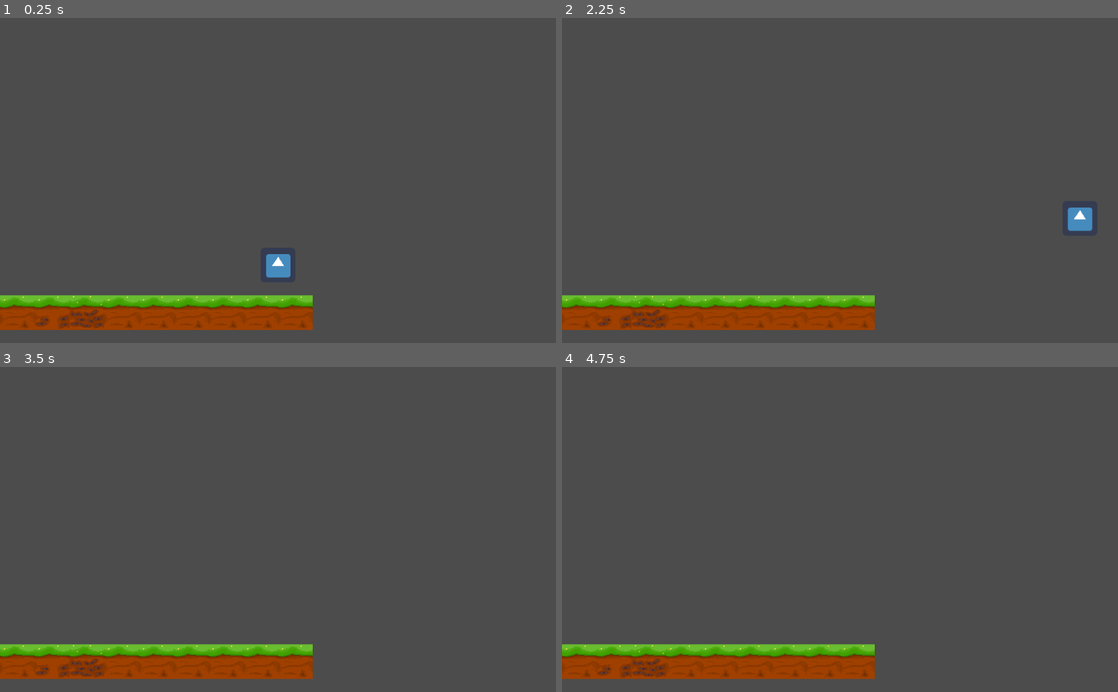
Above: before the commit, frames 1-4 (two rows, left to right).
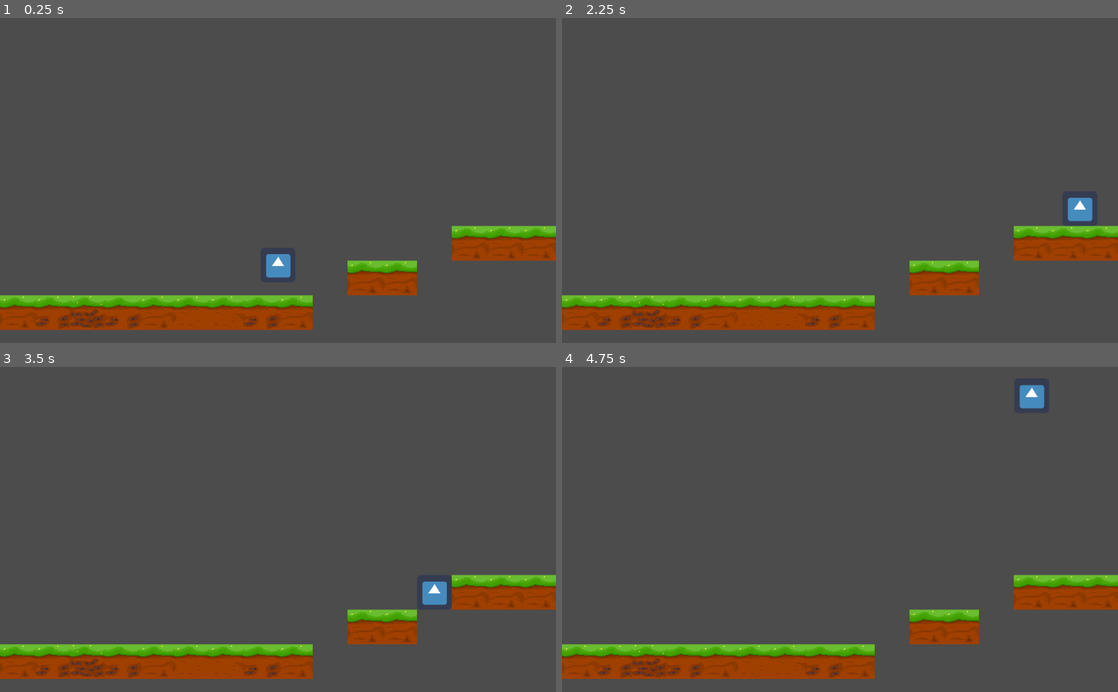
Above: after the commit, the same moments.

Repository: Rufusnu/itecgame
Game: Godot game, scene res://TestWorld.tscn
Two runs of this game, one before a commit and one after it. Both use one fixed random seed, a clock stepped at 60 frames per second and the inputs below. The project has no main scene, so this scene is started directly. The engine's default icon, where the game draws it, is replaced by a stand-in: a white triangle on a blue panel in a dark square.
Inputs:
- Up to frame 1 (0.25 s): no input
- Up to frame 2 (2.25 s): hold Right (ui_right) 0.53-2.03 s; tap Up (ui_up) at 0.77, 1.52 s; hold Left (ui_left) from 2.03 s (still down)
- Up to frame 3 (3.5 s): release Left (ui_left) at 2.78 s; hold Right (ui_right) from 2.78 s (still down); tap Up (ui_up) at 3.02 s
- Up to frame 4 (4.75 s): tap Enter at 3.5 s; tap Up (ui_up) at 3.77, 4.52 s; release Right (ui_right) at 4.28 s; hold Left (ui_left) from 4.28 s (still down)

The runs differ from the first frame. In frame 1, 3.6% of the frame differs, in the area x 19-100%, y 63-96%; in frame 2, 3.8%; in frame 3, 3.9%; in frame 4, 3.9%, in the area x 19-100%, y 5-96%.

Commit message:
check

Diff:
--- a/TestWorld.tscn
+++ b/TestWorld.tscn
@@ -23,7 +23,7 @@
 collision_mask = 1
 occluder_light_mask = 1
 format = 1
-tile_data = PoolIntArray( 524288, 4, 0, 524289, 3, 0, 524290, 0, 0, 524291, 4, 0, 524292, 4, 0, 524293, 4, 0, 524294, 4, 0, 524295, 4, 0, 524296, 4, 0 )
+tile_data = PoolIntArray( 393229, 4, 0, 393230, 4, 0, 393231, 4, 0, 458762, 4, 0, 458763, 4, 0, 524288, 4, 0, 524289, 3, 0, 524290, 0, 0, 524291, 2, 0, 524292, 4, 0, 524293, 7, 0, 524294, 8, 0, 524295, 2, 0, 524296, 4, 0 )
 __meta__ = {
 "_edit_lock_": true
 }
